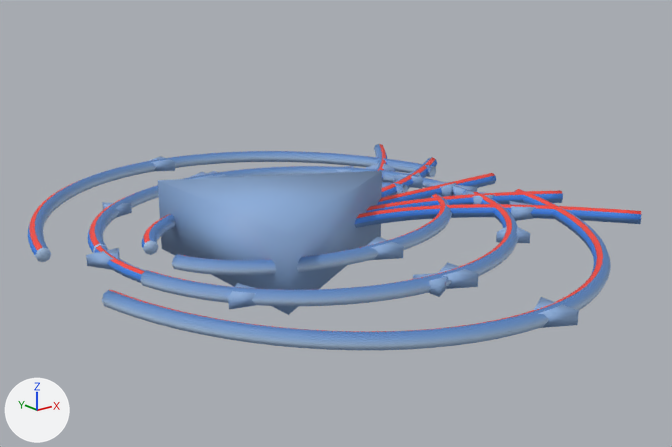
Renders of the glTF model assets/abilities/Magnet/MagnetField.glb from each side of a commit.
Both versions are drawn from a 50 mm lens placed at (-2.62, -3.52, 1.36), pointed at (0.14, -0.06, -0.02). Every picture has the same lights, and +X, +Y and +Z are marked at lower left. The first picture is the older version. Vertices at exactly the same position are counted once.

Names of what the first picture shows: 'Chevron', 'FieldArcs', 'FieldFlares', 'FieldRing'.
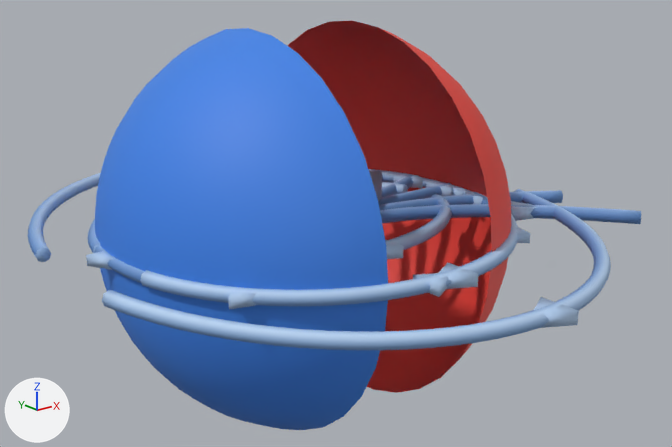
Location of each change, (x1, y1, x2, y2) in pixels of the pictures (672 x 447 px):
'PoleCaps', added
    after: (95, 21, 511, 430)
part 1 of me_chevron, surface changed (darker)
    before: (158, 171, 382, 315)
    after: (369, 171, 382, 202)
part 2 of me_fieldarcs, surface changed
    before: (28, 151, 611, 350)
    after: (28, 169, 611, 350)
part 3 of me_fieldflares, surface changed
    before: (355, 144, 641, 227)
    after: (377, 170, 641, 224)
part 4 of me_fieldring, surface changed
    before: (86, 166, 530, 309)
    after: (86, 177, 530, 309)

The change, as a list of edits to the scene's bpy script:
```text
Change me_chevron:
    where me_chevron.from_pydata(...)  # 6 vertices, 8 faces; spans x -0.5..0.5, y -0.55..0.55, z -0.18..0.18
    used by ob_chevron; location = (0.0, 0.0, 0.0)
    me_chevron part 1: 8 kept faces spanning x -0.5..0.5, y -0.55..0.55, z -0.18..0.18 get new texture (UV) coordinates
Change me_fieldarcs:
    where me_fieldarcs.from_pydata(...)  # 2016 vertices, 3984 faces; spans x -1.23..1.23, y -1.59..1.59, z -0.04..0.04
    used by ob_fieldarcs; location = (0.0, 0.0, 0.0)
    me_fieldarcs part 2: 3504 kept faces spanning x -1.23..1.23, y -1.59..1.59, z -0.04..0.04 get new texture (UV) coordinates
Change me_fieldflares:
    where me_fieldflares.from_pydata(...)  # 880 vertices, 1720 faces; spans x 0.15..1.38, y -1.01..1.01, z -0.04..0.04
    used by ob_fieldflares; location = (0.0, 0.0, 0.0)
    me_fieldflares part 3: 1520 kept faces spanning x 0.15..1.38, y -1.01..1.01, z -0.04..0.04 get new texture (UV) coordinates
Change me_fieldring:
    where me_fieldring.from_pydata(...)  # 570 vertices, 1104 faces; spans x -1.08..1.08, y -1.08..1.08, z -0.03..0.03
    used by ob_fieldring; location = (0.0, 0.0, 0.0)
    me_fieldring part 4: 976 kept faces spanning x -1.08..1.08, y -1.08..1.08, z -0.03..0.03 get new texture (UV) coordinates
Add me_polecaps:
    me_polecaps.from_pydata(...)  # 770 vertices, 1472 faces; spans x -1.0..1.0, y -0.95..0.95, z -0.95..0.95
    me_polecaps.materials.append(mat_magnetfield)  # picture img_field
Add ob_polecaps:
    ob_polecaps = bpy.data.objects.new('PoleCaps', me_polecaps)
    ob_polecaps.location = (0.0, 0.0, 0.0)
```
